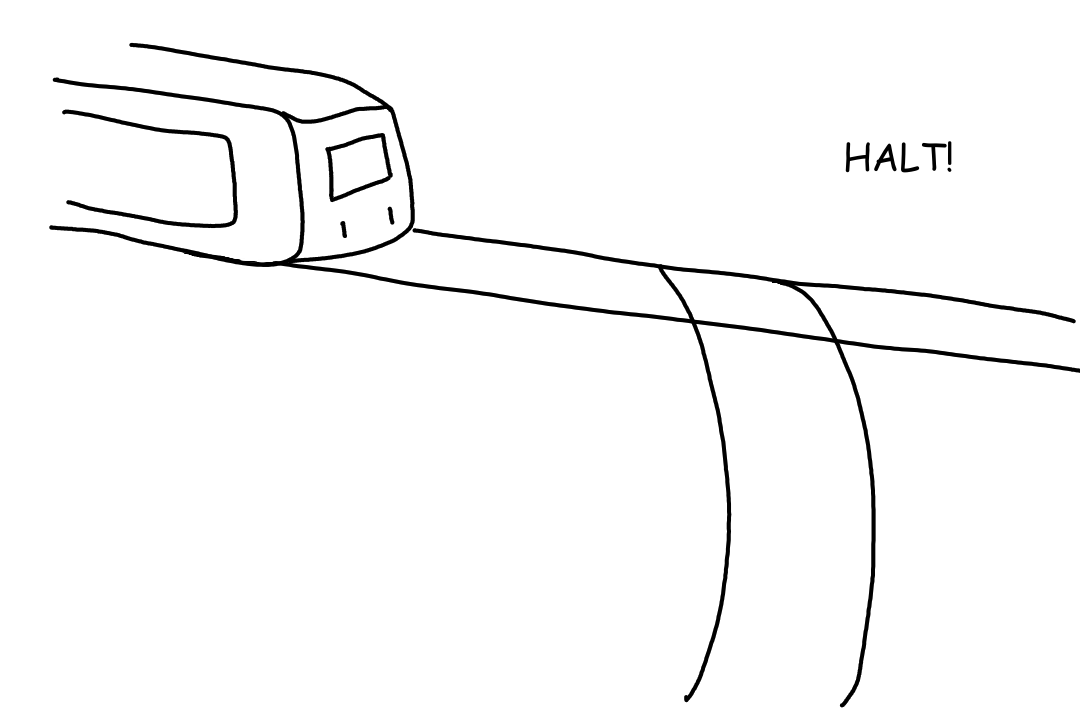
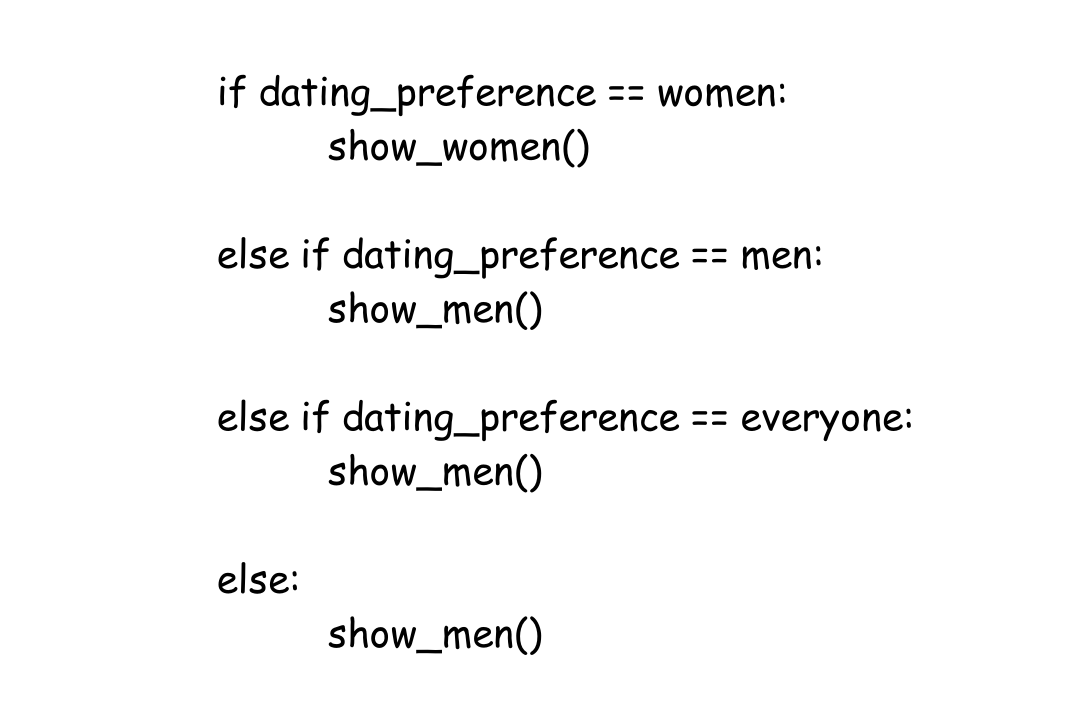
Two versions of the same layered image (w=1080, h=720). Layer-by-layer changes:
painted on "Paint Layer 1" over (49, 42, 1080, 708)
